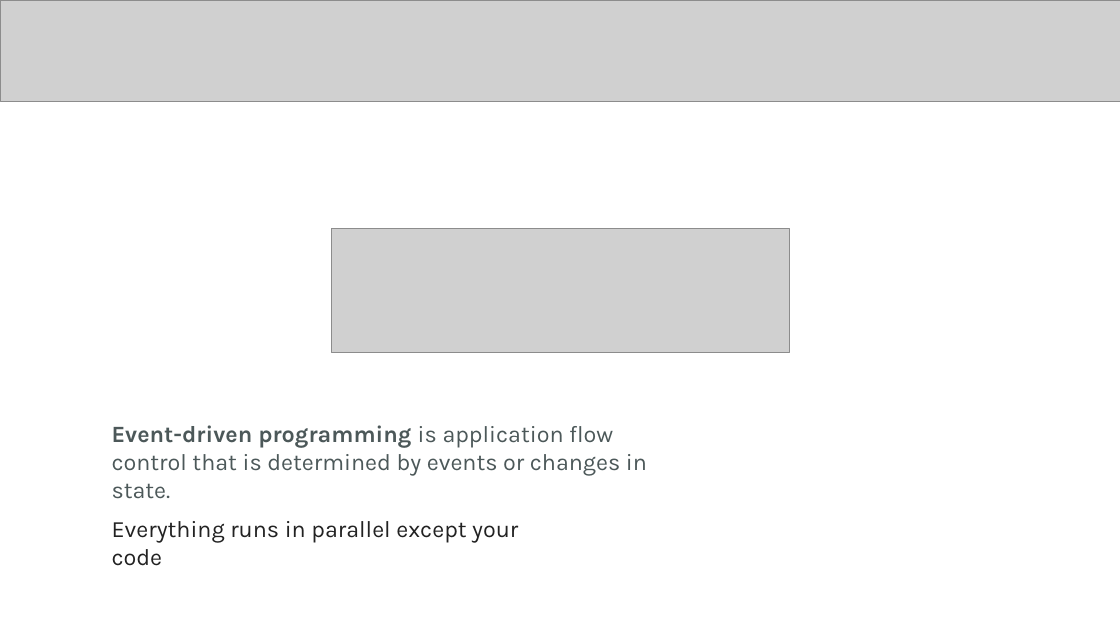
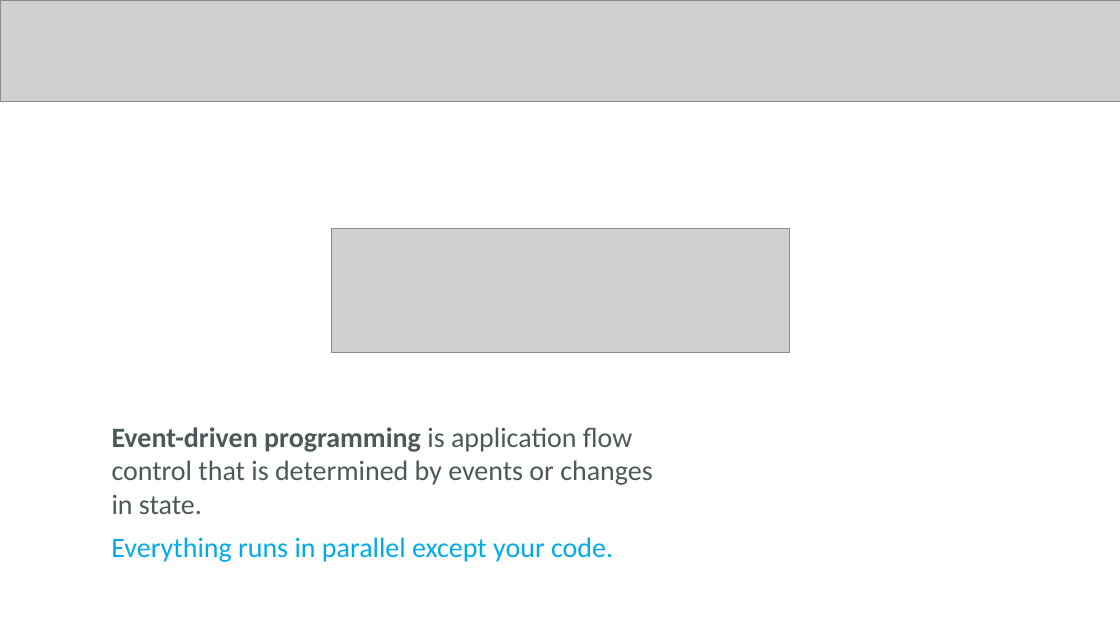
Before and after one commit to badescuga/NodeJsDemo, a slide deck: slide 8 of slidedeck/slides.pptx (slide 9 before the commit). Drawn at 1120x630 pixels with LibreOffice and Linux fonts; fonts in the diff are those of the drawing; grey boxes stand for pictures. Boxes give left, top, right and bottom in pixels: in the first picture for what was removed or moved away, otherwise in the second. Text is boxed around its words. In the diff, an @@ line names an element or a change of style, - is before the commit and + after.

```diff
--- a/slidedeck/slides.pptx
+++ b/slidedeck/slides.pptx
@@ text "Event-driven programming is application flow ..." at <box>112,427,652,514</box>: size 20 to 24 pt, font Karla to Calibri @@
@@ text at <box>111,537,613,562</box>: text changed; size 20 to 24 pt; font Karla to Calibri; text colour #222222 to #00ABEC @@
-Everything runs in parallel except your code
+Everything runs in parallel except your code.
```
Also in this commit, not shown: 5 other slides changed, 2 slides added, 1 slide removed.
